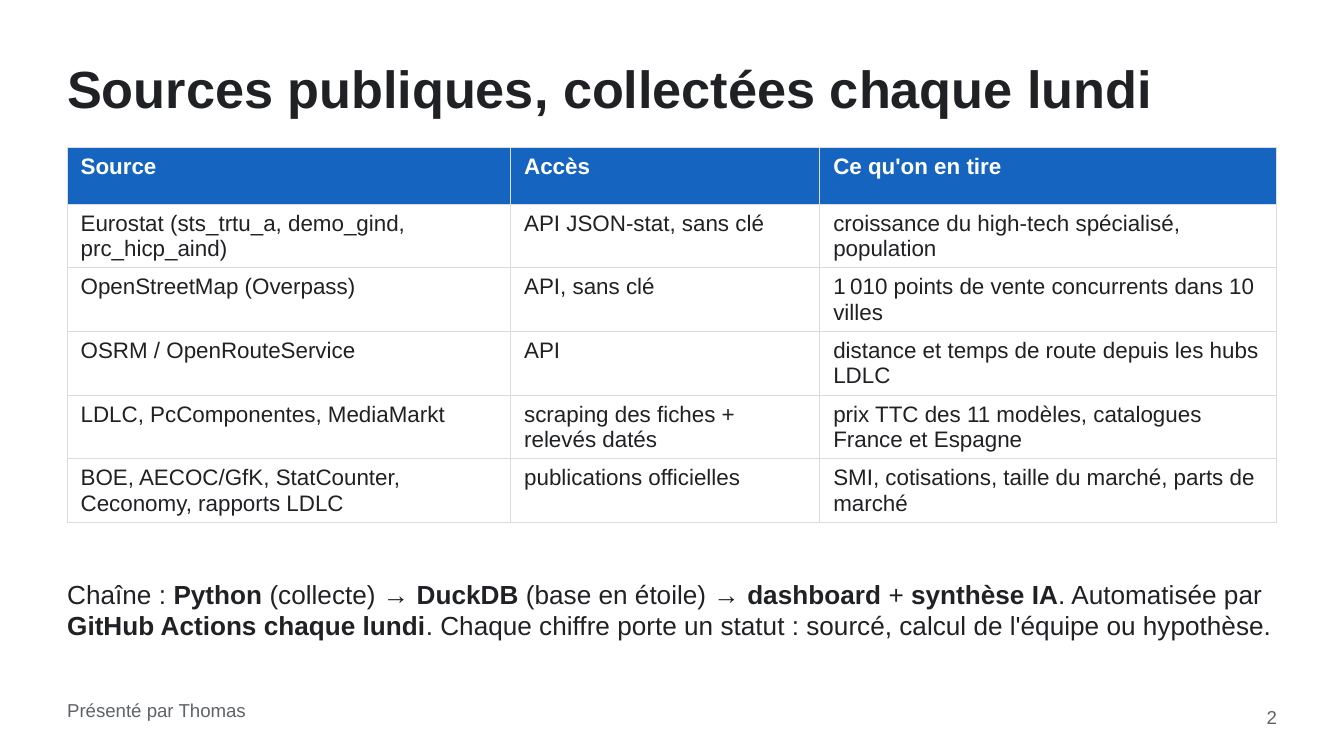
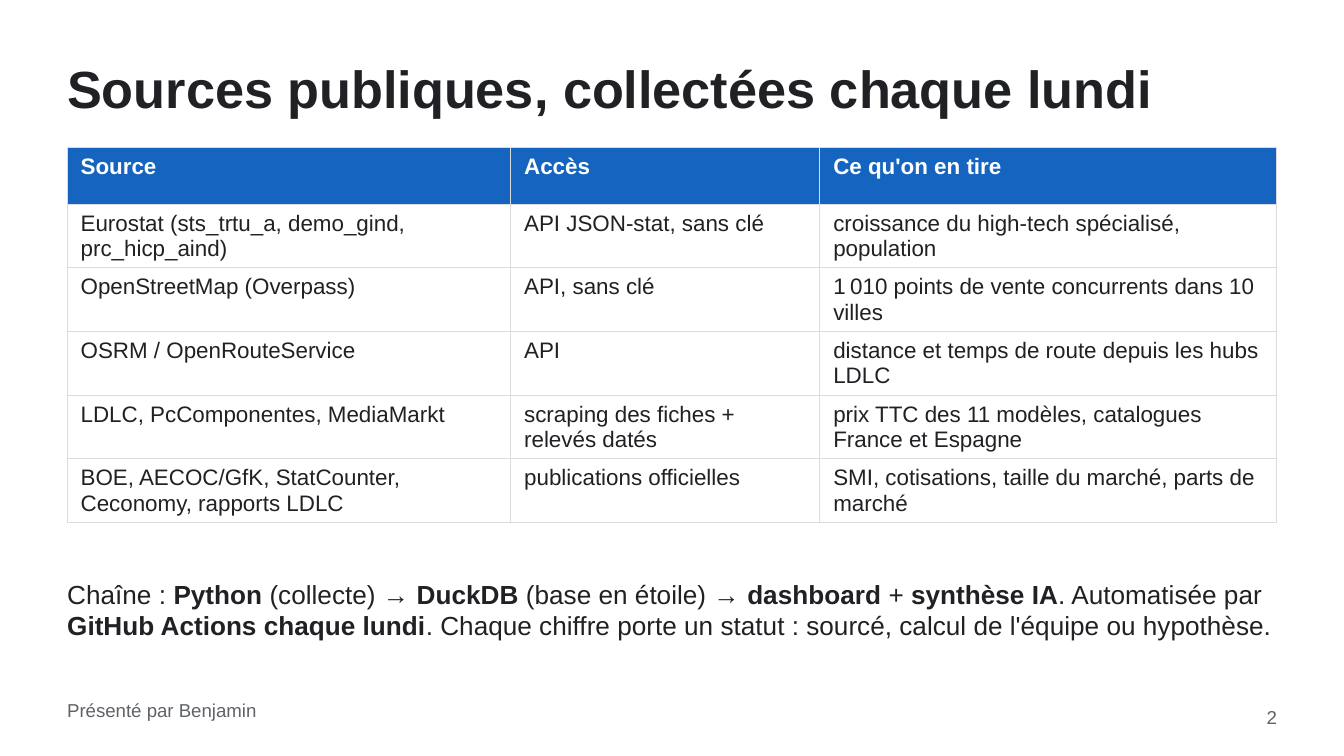
Before and after one commit to Chab-algo/LDLC-data, a slide deck: slide 2 of slides/LDLC_Espagne_Comex.pptx. Drawn at 1344x756 pixels with LibreOffice and Linux fonts; fonts in the diff are those of the drawing. Boxes give left, top, right and bottom in pixels: in the first picture for what was removed or moved away, otherwise in the second. Text is boxed around its words. In the diff, an @@ line names an element or a change of style, - is before the commit and + after.

Commit message:
Oral : Benjamin et Thomas reprennent leurs rôles initiaux

```diff
--- a/slides/LDLC_Espagne_Comex.pptx
+++ b/slides/LDLC_Espagne_Comex.pptx
@@ text at (67,703,257,721): text changed @@
-Présenté par Thomas
+Présenté par Benjamin
```
Also in this commit, not shown: 5 other slides changed, 2 other files.
